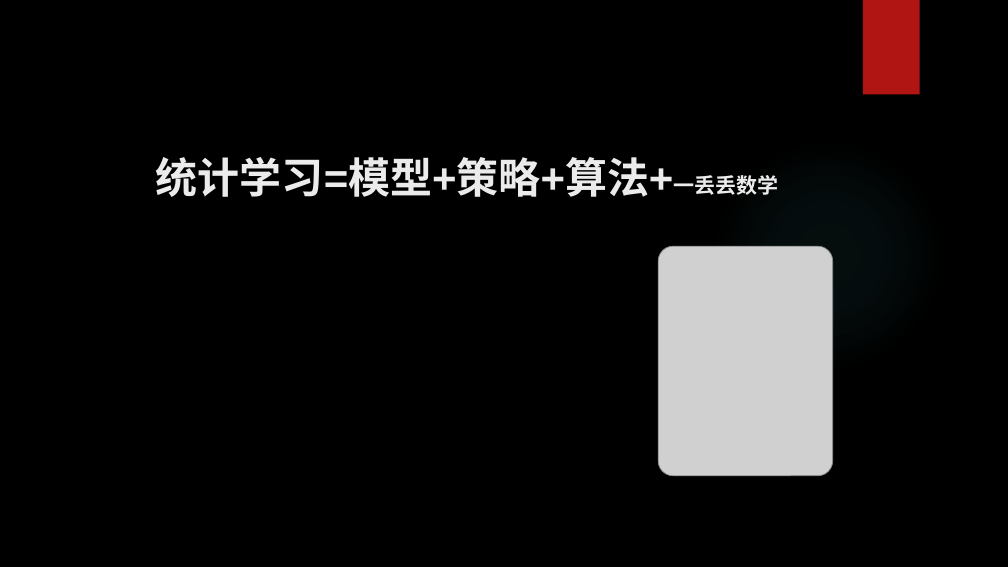
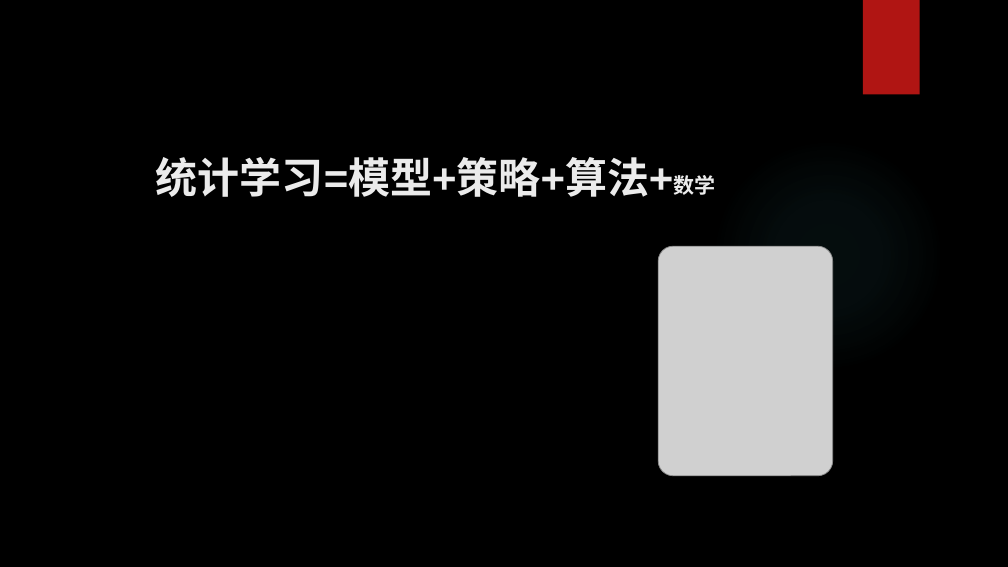
Before and after one commit to yejinlei/about-ml, a slide deck: slide 3 of AI的数学基础.pptx. Drawn at 1008x567 pixels with LibreOffice and Linux fonts; fonts in the diff are those of the drawing; grey boxes stand for pictures; background and template pictures are left out. Boxes give left, top, right and bottom in pixels: in the first picture for what was removed or moved away, otherwise in the second. Text is boxed around its words. In the diff, an @@ line names an element or a change of style, - is before the commit and + after.

```diff
--- a/AI的数学基础.pptx
+++ b/AI的数学基础.pptx
@@ title at (156, 157, 715, 197): text changed @@
-统计学习=模型+策略+算法+一丢丢数学
+统计学习=模型+策略+算法+数学
```
Also in this commit, not shown: 4 other slides changed, 8 slides added, 20 slides removed, 1 other file.
